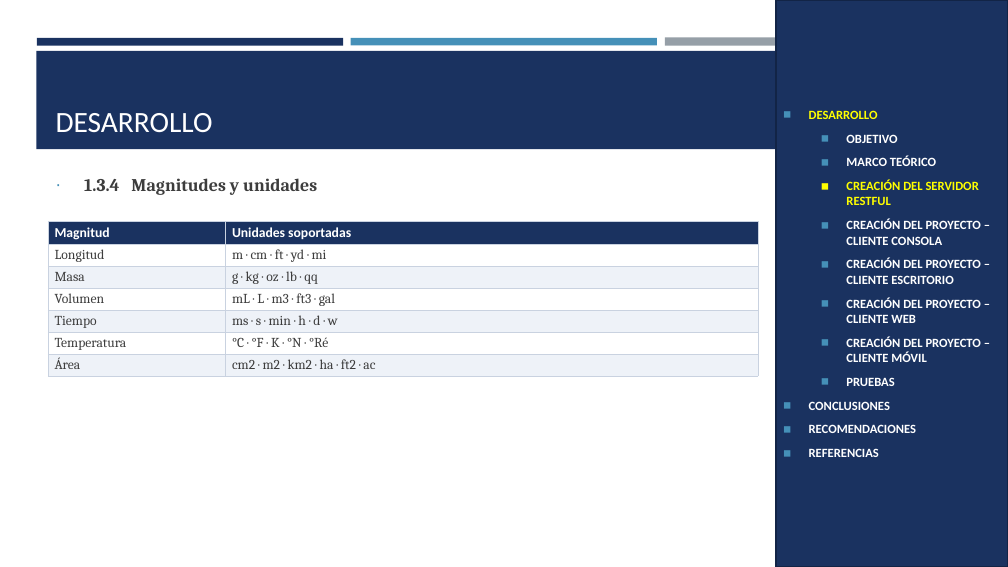
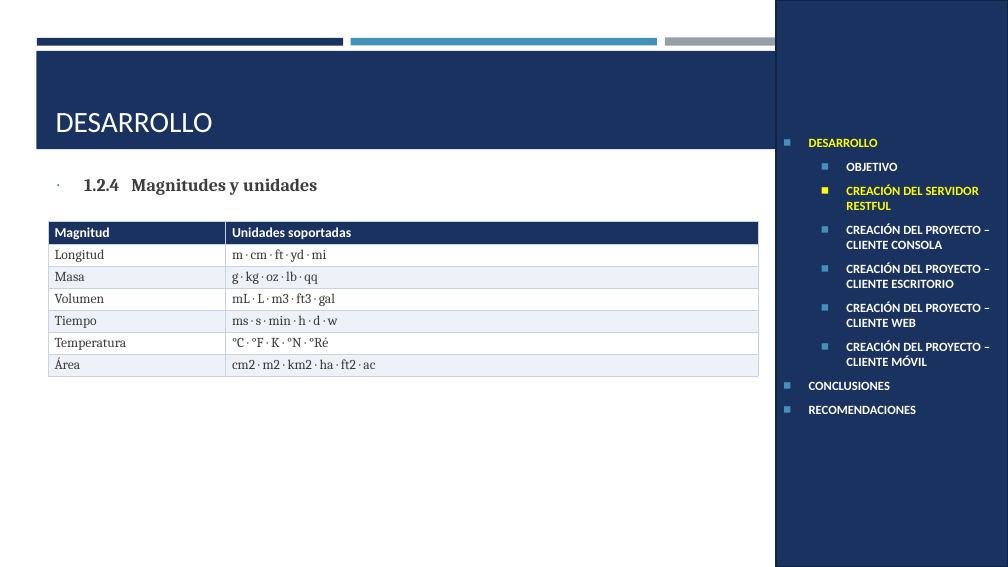
Before and after one commit to IMarcusDev/TI.1.3.-PAO202651_RESTFUL_JAVA_SINBDD_NRC_36883_GR04, a slide deck: slide 7 of 05. DOCUMENTACION/PRESENTACION TI.1.3. RESTFUL sin BDD en JAVA GR4.pptx (slide 11 before the commit). Drawn at 1008x567 pixels with LibreOffice and Linux fonts; fonts in the diff are those of the drawing. Boxes give left, top, right and bottom in pixels: in the first picture for what was removed or moved away, otherwise in the second. Text is boxed around its words. In the diff, an @@ line names an element or a change of style, - is before the commit and + after.

```diff
--- a/05. DOCUMENTACION/PRESENTACION TI.1.3. RESTFUL sin BDD en JAVA GR4.pptx
+++ b/05. DOCUMENTACION/PRESENTACION TI.1.3. RESTFUL sin BDD en JAVA GR4.pptx
@@ text at (x1=84, y1=178, x2=317, y2=195): text changed @@
-∙ 1.3.4 Magnitudes y unidades
+∙ 1.2.4 Magnitudes y unidades
@@ text in rectangle at (x1=846, y1=156, x2=936, y2=166): paragraph removed @@
-  ◼ MARCO TEÓRICO
@@ text in rectangle at (x1=846, y1=378, x2=894, y2=386): paragraph removed @@
-  ◼ PRUEBAS
@@ text in rectangle at (x1=809, y1=448, x2=879, y2=457): paragraph removed @@
-◼ REFERENCIAS
```
Also in this commit, not shown: 21 other slides changed, 7 slides removed.
